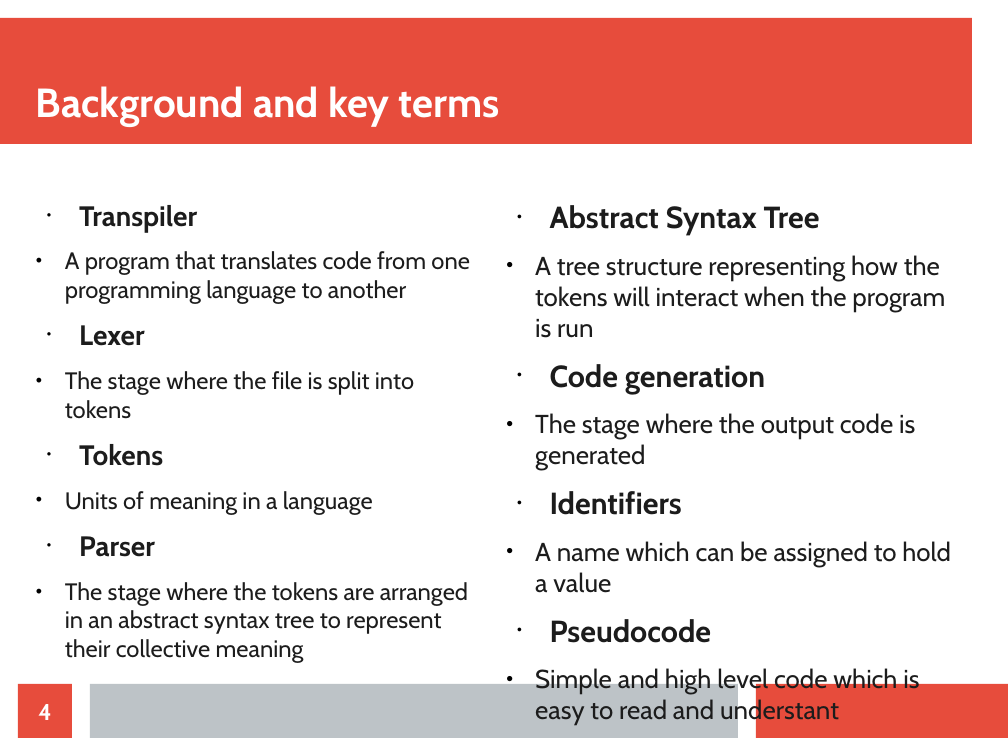
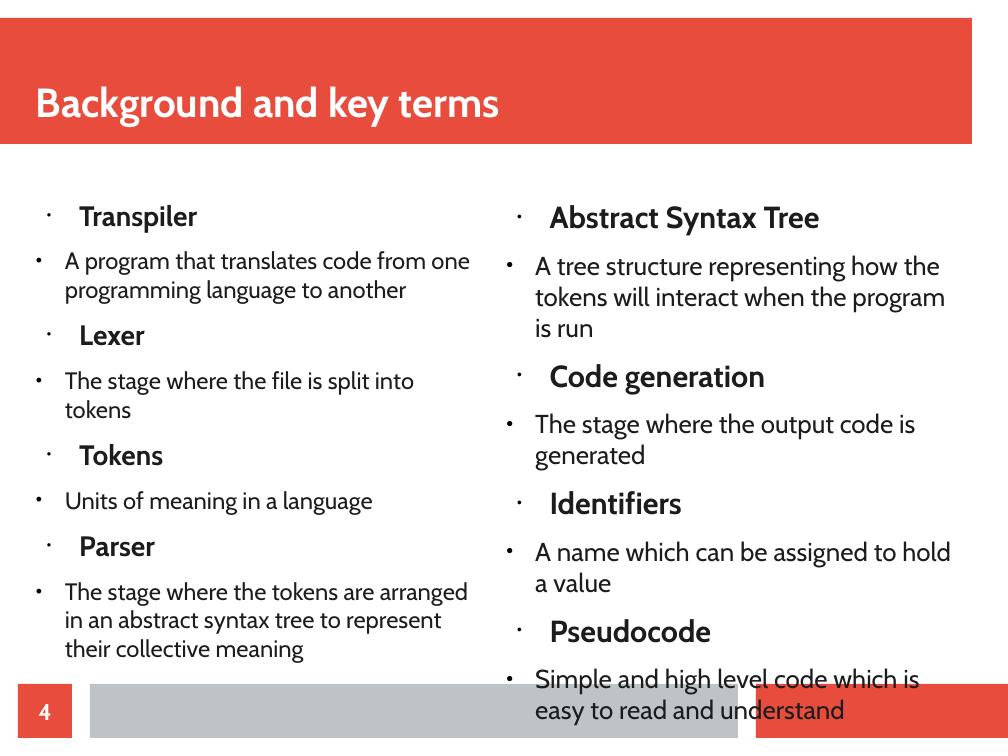
Before and after one commit to Doctor5555/SPLIWACA-CPP-Interpreter-transpiler, a slide deck: slide 4 of Notes/Final presentation.odp. Drawn at 1008x756 pixels with LibreOffice and Linux fonts; fonts in the diff are those of the drawing. Boxes give left, top, right and bottom in pixels: in the first picture for what was removed or moved away, otherwise in the second. Text is boxed around its words. In the diff, an @@ line names an element or a change of style, - is before the commit and + after.

```diff
--- a/Notes/Final presentation.odp
+++ b/Notes/Final presentation.odp
@@ text at (535,667,919,725): text changed @@
-  • Simple and high level code which is easy to read and understant
+  • Simple and high level code which is easy to read and understand
```
Also in this commit, not shown: 5 other slides changed, 3 slides added, 1 slide removed, 4 other files.
